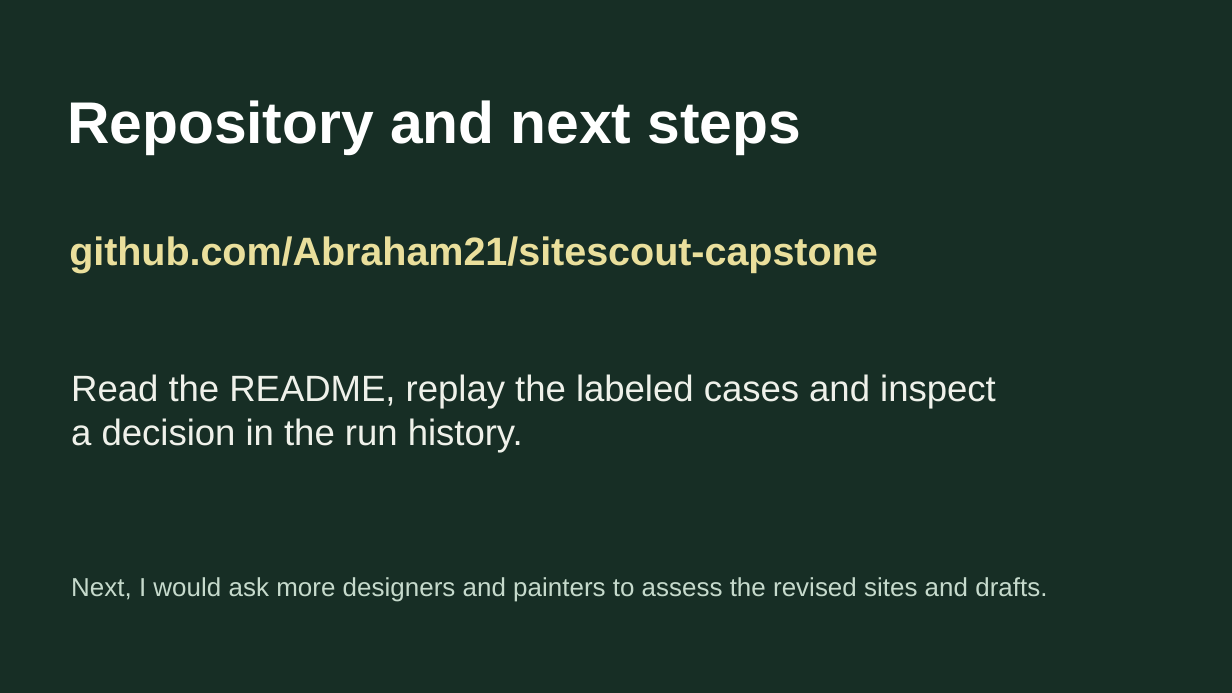
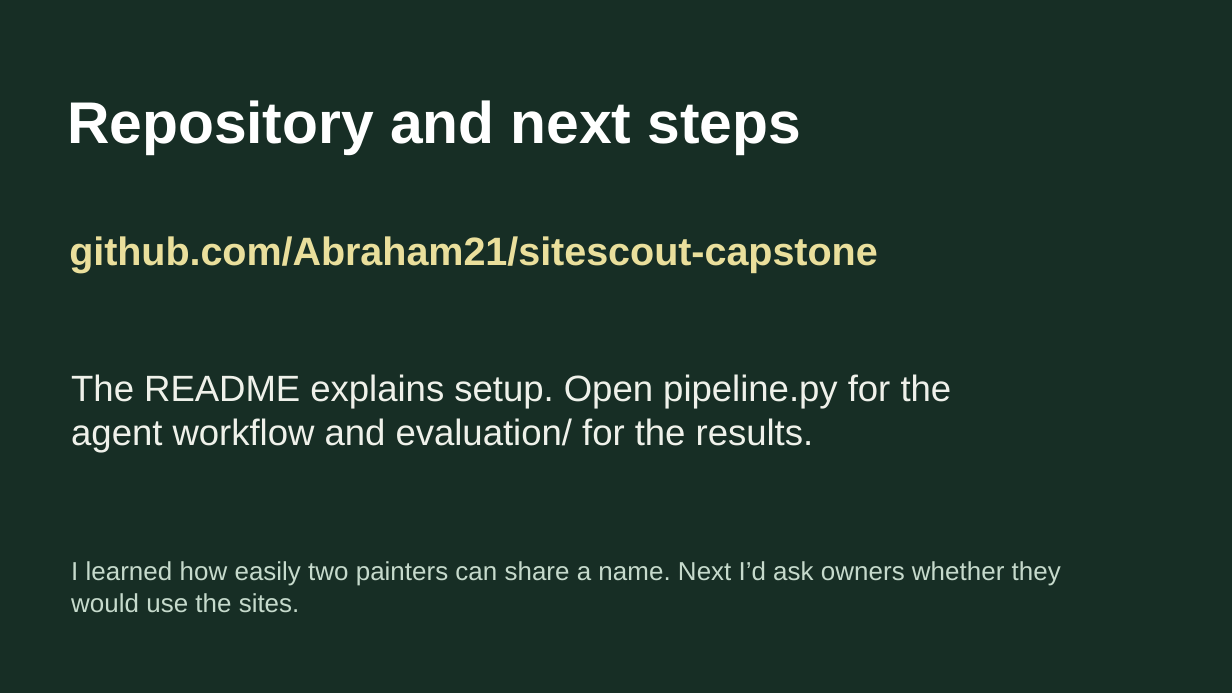
Before and after one commit to Abraham21/sitescout-capstone, a slide deck: slide 9 of submission/SiteScout Presentation.pptx. Drawn at 1232x693 pixels with LibreOffice and Linux fonts; fonts in the diff are those of the drawing. Boxes give left, top, right and bottom in pixels: in the first picture for what was removed or moved away, otherwise in the second. Text is boxed around its words. In the diff, an @@ line names an element or a change of style, - is before the commit and + after.

Commit message:
Explain the freelance workflow and show the verified Color-Me-Custom preview

```diff
--- a/submission/SiteScout Presentation.pptx
+++ b/submission/SiteScout Presentation.pptx
@@ text at bbox=[71, 374, 952, 453]: text changed @@
-Read the README, replay the labeled cases and inspect a decision in the run history.
+The README explains setup. Open pipeline.py for the agent workflow and evaluation/ for the results.
@@ text at bbox=[71, 561, 1061, 613]: text changed @@
-Next, I would ask more designers and painters to assess the revised sites and drafts.
+I learned how easily two painters can share a name. Next I’d ask owners whether they would use the sites.
```
Also in this commit, not shown: 5 other slides changed, 5 other files.
